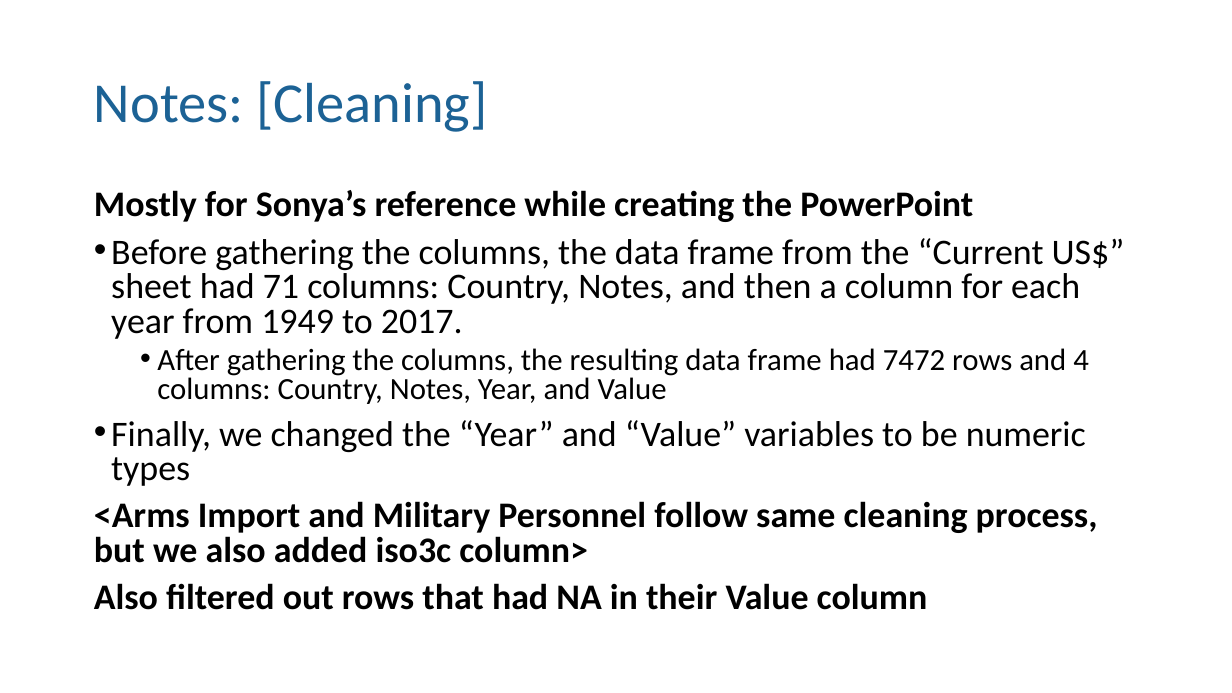
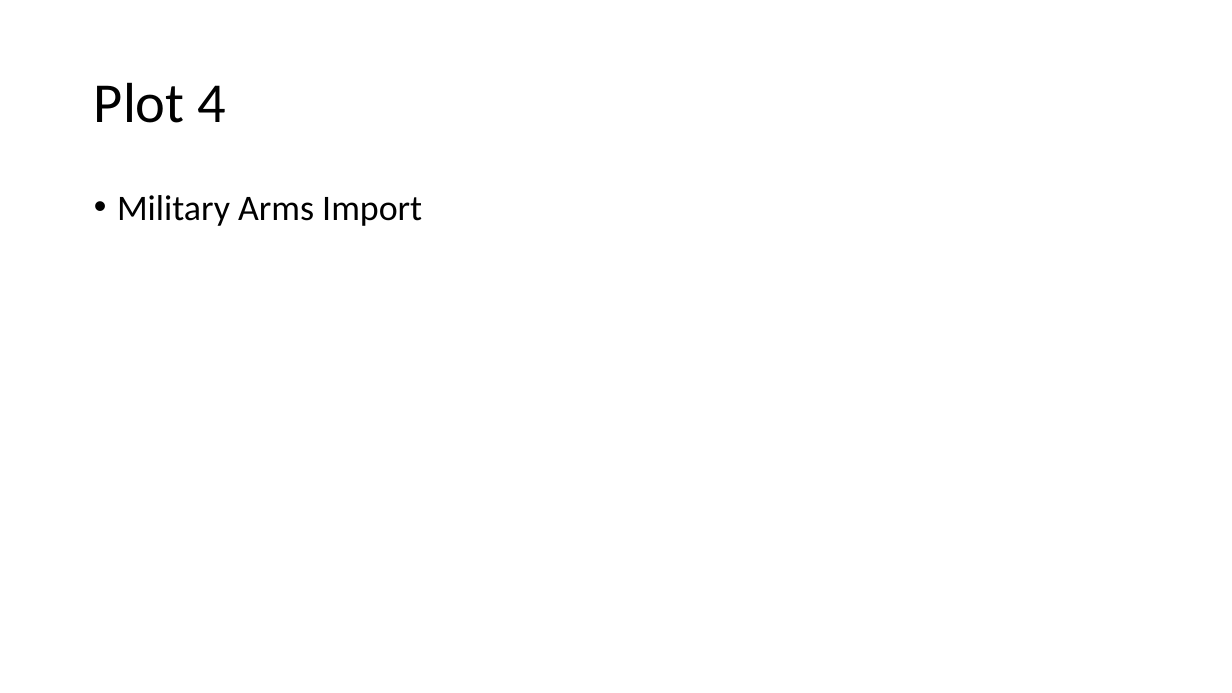
Before and after one commit to xazip/ds202_Final_Project, a slide deck: slide 9 of DS 202 Final Presentation.pptx (slide 10 before the commit). Drawn at 1232x693 pixels with LibreOffice and Linux fonts; fonts in the diff are those of the drawing. Boxes give left, top, right and bottom in pixels: in the first picture for what was removed or moved away, otherwise in the second. Text is boxed around its words. In the diff, an @@ line names an element or a change of style, - is before the commit and + after.

Commit message:
Updated PowerPoint, still a work in progress

```diff
--- a/DS 202 Final Presentation.pptx
+++ b/DS 202 Final Presentation.pptx
@@ title at (94, 82, 226, 123): text changed; text colour #1D6294 to #000000 @@
-Notes: [Cleaning]
+Plot 4
@@ text at (117, 195, 422, 226): text changed @@
-Mostly for Sonya’s reference while creating the PowerPoint
-• Before gathering the columns, the data frame from the “Current US$” sheet had 71 columns: Country, Notes, and then a column for each year from 1949 to 2017.
-  • After gathering the columns, the resulting data frame had 7472 rows and 4 columns: Country, Notes, Year, and Value
-• Finally, we changed the “Year” and “Value” variables to be numeric types
-<Arms Import and Military Personnel follow same cleaning process, but we also added iso3c column>
-Also filtered out rows that had NA in their Value column
+• Military Arms Import
```
Also in this commit, not shown: 3 other slides changed, 11 slides added, 8 slides removed.
